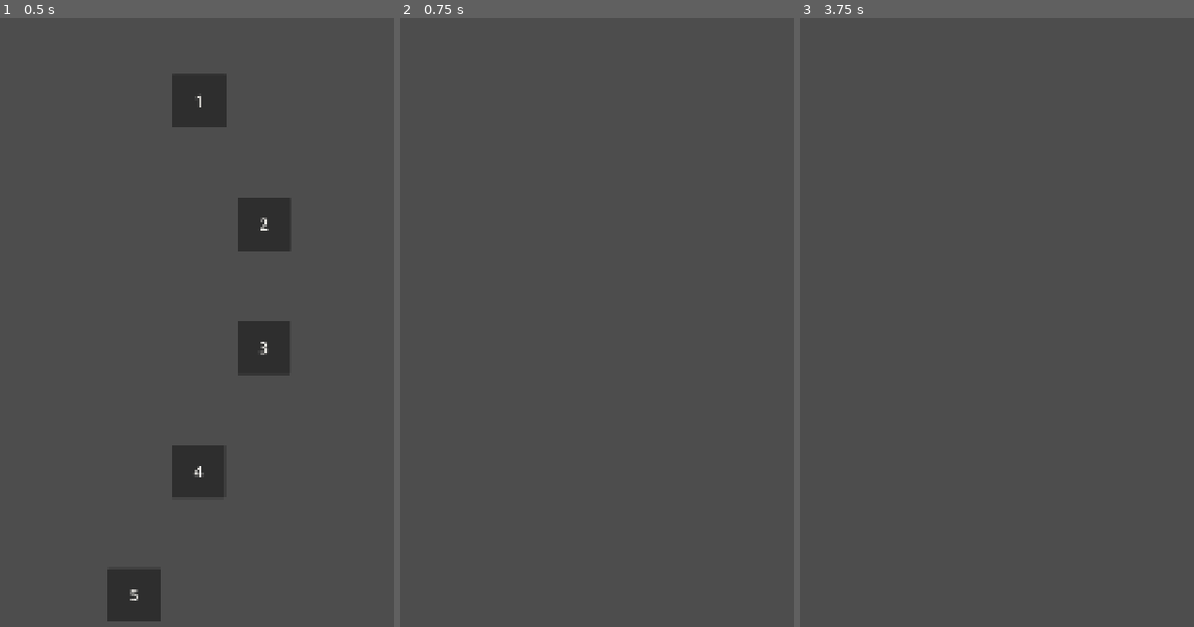
Above: before the commit, frames 1-3 (left to right).
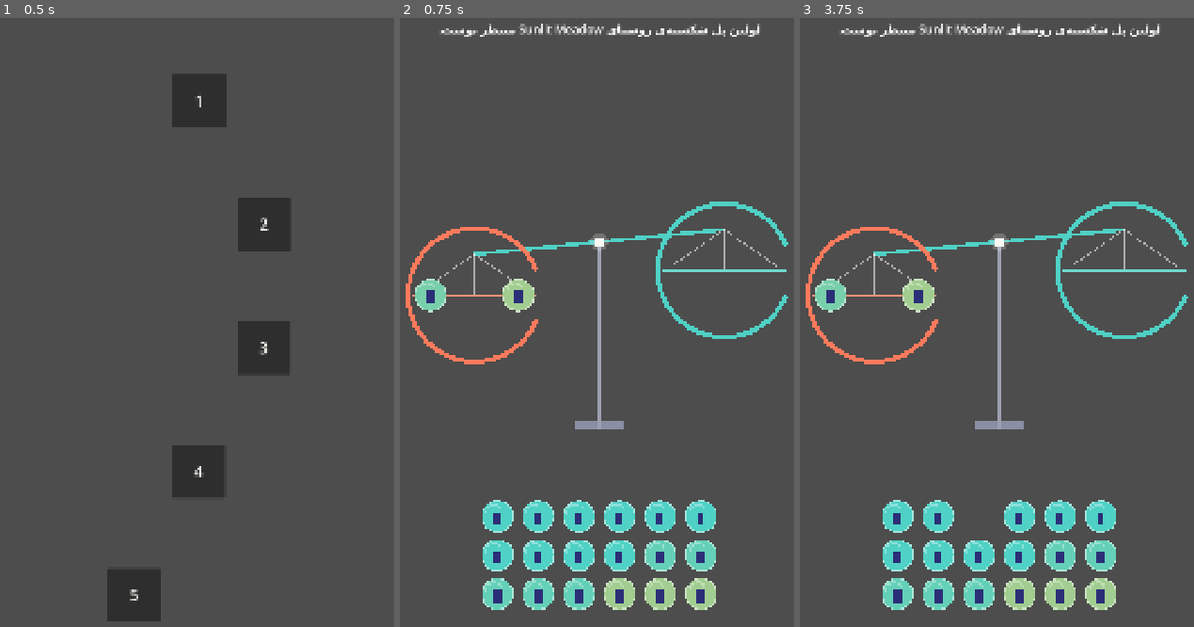
Above: after the commit, the same moments.

Repository: soheilsssbd7/Nexus-learning-game
Game: Godot game, scene res://scenes/main/WorldMap.tscn
The game is run twice, just before and just after one commit, with the same random seed, the same clock (stepped at 60 frames per second) and the same inputs.
Inputs (mouse positions are in pixels of both pictures, inside the frame that each line leads up to):
- Up to frame 1 (0.5 s): no input
- Up to frame 2 (0.75 s): click "1" at 0.5 s
- Up to frame 3 (3.75 s): tap Enter at 1.25, 2.75 s; move the mouse to (1091, 322) at 1.27 s; hold Shift 1.28-2 s; click (1091, 322) at 1.42 s; tap Space at 2, 3.5 s; drag from (914, 395) to (977, 511) at 2.02 s; move the mouse to (1040, 194) at 2.77 s; tap Ctrl at 2.85 s; click (1040, 194) at 2.92 s; drag from (977, 511) to (870, 249) at 3.52 s

Frame 1 is identical in both runs. In frame 2, 10% of the frame differs, in the area x 1-99%, y 0-98%; in frame 3, 9.8%.
Error before the commit: Parse Error: Identifier "hint_timing_enabled" not declared in the current scope. (res://scripts/gameplay/LevelController.gd:68)

Commit message:
[P4.4] Declare the LevelController switches and re-derive the phase-4 numbers
سه ایرادی که اجرای CI (GUT روی Godot 4.7.2) از فاز ۴ بیرون کشید:

- `LevelController` دو فلگ را مصرف می‌کرد ولی هیچ‌وقت اعلام نکرده بود:
  `hint_timing_enabled` و `error_classification_enabled` → «undeclared identifier» کل
  اسکریپت را می‌شکست و `LevelScene.tscn` بی‌اسکریپت می‌ماند؛ به همین دلیل ۲۸ تستِ
  بی‌ربطِ فاز ۲/۳ هم Nil گرفته بودند. هر دو الان `@export bool = true`‌اند، پس
  خاموش‌کردنشان یک kill-switch واقعی است (نه کد مرده).
- `test_difficulty_engine`: deltaِ Elo را از عددِ دست‌نویس نمی‌گیرد؛ با یک `probe`
  از خودِ `SkillRating` ساخته می‌شود (K=32، فاصله‌ی ۱۰۰ Elo → سودِ ۱۱.۵۱۷، نه ۷.۶۸۸
  که از فاصله‌ی ۲۰۰ حساب شده بود) و قاعده‌ی «سه راهنما» هم «سودِ کمتر» است، نه «سقوط»:
  امتیاز ۰.۷ بالای انتظارِ ۰.۶۴ می‌ماند. تست، رابطه را می‌سنجد تا اگر منحنی انتظار
  تغییر کرد، عدد یخ‌زده در متن تست ما را گمراه نکند.
- `test_hint_timing`: `fired_count()` شمارنده‌ی متن‌های **متفاوت** است، پس تکرارِ
  پله‌ی آخر باید با شمارشِ `hint_requested` سنجیده شود. در سطح ۰۵ نردبان با
  `first_wrong_attempt` باز می‌شود (هیچ پله‌ی idle ندارد) → تستِ «پنج سطح واقعی»
  حالا آگاهانه بین سطوحِ دارای/بدون پله‌ی زمانی تفکیک می‌کند.

Co-authored-by: arena-agent <297053741+arena-agent@users.noreply.github.com>

Diff:
--- a/game/scripts/gameplay/LevelController.gd
+++ b/game/scripts/gameplay/LevelController.gd
@@ -33,6 +33,12 @@
 @export var build_on_ready: bool = true
 ## حلقه‌ی تسک ۳.۴ (برد → بعدی/نقشه). فاز ۶ HUD این را جایگزین می‌کند.
 @export var result_bar_enabled: bool = true
+## نردبان راهنما (تسک ۴.۳): تایمر بی‌حرکتی/شمارش تلاش روی همین سطح. خاموش‌کردنش
+## صحنه را به رفتار فاز ۳ برمی‌گرداند (بدون هیچ راهنمای خودکار).
+@export var hint_timing_enabled: bool = true
+## طبقه‌بندی خطا (تسک ۴.۲). kill-switch: با false هیچ `error_detected` publish نمی‌شود
+## و شمارش تلاش دست‌نخورده می‌ماند — «تلاش» مستقل از برچسب خطاست.
+@export var error_classification_enabled: bool = true
 
 var result_bar: LevelResultBar = null
 var hint_timing: HintTimingSystem = null
--- a/game/tests/gut/test_adaptive_loop.gd
+++ b/game/tests/gut/test_adaptive_loop.gd
@@ -87,9 +87,13 @@
 	assert_signal_emit_count(EventBus, "error_detected", 1)
 	var args: Variant = get_signal_parameters(EventBus, "error_detected", 0)
 	assert_true(args is Array, "payload باید آرایه‌ی پارامتر باشد")
-	if args is Array:
-		assert_eq(str((args as Array)[0]), ErrorClassifier.COMPUTATION_ERROR)
-	assert_eq(model.count_error_pattern(ErrorClassifier.COMPUTATION_ERROR), 1,
+	if not (args is Array):
+		return
+	var label: String = str((args as Array)[0])
+	assert_true(ErrorClassifier.ERROR_TYPES.has(label),
+		"برچسب باید از همان چهار نوعِ §۵ باشد، نه هر رشته‌ای: " + label)
+	assert_ne(label, "", "چیدمان ناپایدار باید برچسب داشته باشد")
+	assert_eq(model.count_error_pattern(label), 1,
 		"§۲: `error_patterns` مبنای داشبورد والدین است، پس باید از همین‌جا پر شود")
 	assert_eq(GameState.level_attempts, 1)
 
@@ -162,7 +166,7 @@
 		assert_true(absf(float(stats_a.get("score", 0.0)) - 0.85) < 0.0001,
 			"یک راهنما = 1 - 0.15 (docs/07 §۵)")
 	else:
-		fail("تایمر راهنما ساخته نشد")
+		assert_true(false, "تایمر راهنما ساخته نشد")
 
 
 func test_the_next_level_after_a_win_comes_from_the_engine() -> void:
--- a/game/tests/gut/test_difficulty_engine.gd
+++ b/game/tests/gut/test_difficulty_engine.gd
@@ -160,25 +160,41 @@
 	var before: float = _model.skill_elo("addition_basic")
 	var outcome: Dictionary = DifficultyEngine.apply_level_result(cfg, true)
 	_near(float(outcome["score"]), 1.0, "بدون راهنما و با یک تلاش = امتیاز کامل", EPS)
-	# expected_success(1000, 900) = 0.7597 → delta = 32*(1-0.7597) = 7.688
-	_near(float(outcome["elo_delta"]), 7.6881, "", 0.01)
+	# عدد را از خودِ SkillRating می‌گیریم (نه از محاسبه‌ی دستی): موتور باید همان
+	# فرمول را به‌کار ببرد؛ اگر روزی K یا منحنی انتظار عوض شد، این تست «رابطه» را
+	# می‌سنجد نه یک عددِ یخ‌زده در متن تست.
+	var probe := SkillRating.new()
+	probe.elo = SkillRating.ELO_START
+	var expected_delta: float = probe.apply_result(float(cfg["difficulty_elo"]), true, 1.0)
+	assert_gt(expected_delta, 0.0, "سطح آسان‌تر از رتبه = سودِ مثبت اما کوچک")
+	assert_lt(expected_delta, SkillRating.K_FACTOR, "هرگز به سقف K نمی‌رسد (فاصله ۱۰۰ Elo)")
+	_near(float(outcome["elo_delta"]), expected_delta,
+		"deltaِ موتور = deltaِ SkillRating برای همان (difficulty, score)", 0.001)
 	assert_gt(_model.skill_elo("addition_basic"), before)
 	assert_gt(_model.skill_elo("concrete_numbers"), SkillRating.ELO_START,
 		"همه‌ی tags یک سطح به‌روز می‌شوند (§۴.۴)")
 	assert_eq(_model.skills.size(), 2)
 	assert_eq(DifficultyEngine.results_size(), 1, "هر نتیجه یک بار ثبت می‌شود")
-	_near(float(_model.skills["addition_basic"].elo), before + 7.6881, "", 0.02)
+	_near(float(_model.skills["addition_basic"].elo), before + expected_delta, "", 0.001)
 
 
 func test_hints_shrink_the_gain_and_reset_the_streak() -> void:
 	var cfg: Dictionary = LevelLoader.load_config("tier1_level_01")
 	GameState.hints_used_this_level = 3
 	GameState.level_attempts = 1
+	# اول یک بردِ تمیز، تا «سقفِ سودِ همین لحظه» معلوم شود
+	var clean: Dictionary = DifficultyEngine.apply_level_result(cfg, true)
+	GameState.hints_used_this_level = 3
 	var outcome: Dictionary = DifficultyEngine.apply_level_result(cfg, true)
 	_near(float(outcome["score"]), 0.7, "§۳ نکته: سه راهنما = ۰.۷", EPS)
-	# سطح آسانِ حل‌شده با سه راهنما «مهارت» نیست: رتبه بالا نمی‌رود
-	assert_lt(float(outcome["elo_delta"]), 0.0)
+	# §۵ «وزن‌دهی» یعنی سودِ کوچک‌تر، نه تنبیه: سطح آسانِ حل‌شده با سه راهنما
+	# همچنان کمی بالا می‌رود (K=32 و انتظار ~۰.۶۴)، اما زیرِ بردِ تمیز می‌ماند.
+	assert_gt(float(outcome["elo_delta"]), 0.0, "رتبه سقوط نمی‌کند")
+	assert_lt(float(outcome["elo_delta"]), float(clean["elo_delta"]),
+		"سه راهنما سودِ همان سطح را می‌خورد")
 	assert_eq(DifficultyEngine.no_hint_streak(), 0, "راهنما streak را می‌شکند")
+	# سه بردِ پشت‌سرهمِ بی‌راهنما = مجوز «یک پله پرش» (§۵) — بردِ تمیزِ بالا که
+	# قبل از این راهنماها بود بشکننده‌ی streak حساب شد، پس شمارش از صفر است.
 	GameState.hints_used_this_level = 0
 	DifficultyEngine.apply_level_result(cfg, true)
 	DifficultyEngine.apply_level_result(cfg, true)
--- a/game/tests/gut/test_hint_timing.gd
+++ b/game/tests/gut/test_hint_timing.gd
@@ -107,18 +107,21 @@
 
 
 func test_the_last_ladder_step_repeats_every_two_extra_fails() -> void:
+	# تکرار را با شمارشِ emit می‌سنجیم: `fired_count()` شمارنده‌ی hint_idهای **متفاوت**
+	# است (برای گزارش والدین) و یک متنِ تکراری را دو بار نمی‌شمارد.
 	var sys := _make_sys(_steps([{"trigger": "fail_3x", "hint_id": "socratic_specific_01"}]))
 	for i: int in range(2):
 		GameState.register_attempt_failed()
-	assert_eq(sys.fired_count(), 0, "آستانه‌ی سطح هنوز نیامده")
-	GameState.register_attempt_failed()
-	assert_eq(sys.fired_count(), 1, "سه تلاش = پله‌ی اول")
-	GameState.register_attempt_failed()
-	assert_eq(sys.fired_count(), 1, "یک تلاشِ اضافه کافی نیست")
-	GameState.register_attempt_failed()
-	GameState.register_attempt_failed()
-	assert_eq(sys.fired_count(), 2, "هر %d تلاشِ اضافه، همان پله تکرار می‌شود"
-		% HintTimingSystem.ESCALATION_FAILS)
+	assert_signal_emit_count(EventBus, "hint_requested", 0, "آستانه‌ی سطح هنوز نیامده")
+	GameState.register_attempt_failed()
+	assert_signal_emit_count(EventBus, "hint_requested", 1, "سه تلاش = پله‌ی اول")
+	GameState.register_attempt_failed()
+	assert_signal_emit_count(EventBus, "hint_requested", 1, "یک تلاشِ اضافه کافی نیست")
+	GameState.register_attempt_failed()
+	GameState.register_attempt_failed()
+	assert_signal_emit_count(EventBus, "hint_requested", 2,
+		"هر %d تلاشِ اضافه، همان پله تکرار می‌شود" % HintTimingSystem.ESCALATION_FAILS)
+	assert_eq(sys.fired_count(), 1, "همه‌ی این‌ها یک متن بودند: پله‌ی آخرِ خسته‌کننده")
 
 
 func test_request_help_walks_the_ladder() -> void:
@@ -199,9 +202,19 @@
 	# فاز ۴ نباید به `aria_templates.json` (فاز ۵) وابسته شود؛ فقط id رد می‌کند
 	assert_true(FileAccess.file_exists("res://data/levels/tier1/level_1_01.json"))
 	for id: String in LEVEL_IDS:
-		var sys := _make_sys(LevelLoader.load_config(id))
+		var cfg: Dictionary = LevelLoader.load_config(id)
+		var sys := _make_sys(cfg)
 		assert_true(sys.is_armed(), "%s پارس می‌شود" % id)
+		var has_idle: bool = false
+		for s: Dictionary in HintTimingSystem.parse_steps(cfg):
+			if str(s.get("kind", "")) == "idle":
+				has_idle = true
 		sys.tick(60.0)
-		assert_eq(sys.fired_count(), 1, "%s: یک پله‌ی idle، بدون هیچ فایل دیالوگی" % id)
+		# سطح ۰۵ نردبانش را با «تلاشِ اول» باز می‌کند (بی‌حرکتی برایش پله ندارد)، پس
+		# قاعده این است: هر سطح حداکثر یک پله‌ی زمانی دارد و همان یک‌بار شلیک می‌شود.
+		assert_eq(sys.fired_count(), 1 if has_idle else 0,
+			"%s: فقط پله‌ی idle با زمان جلو می‌رود، بدون هیچ فایل دیالوگی" % id)
 		_sys = null
 		sys.queue_free()
+	assert_false(FileAccess.file_exists("res://data/dialogue/aria_templates.json"),
+		"فاز ۵ هنوز فایل دیالوگ نساخته — موتور نباید منتظرش بماند")
